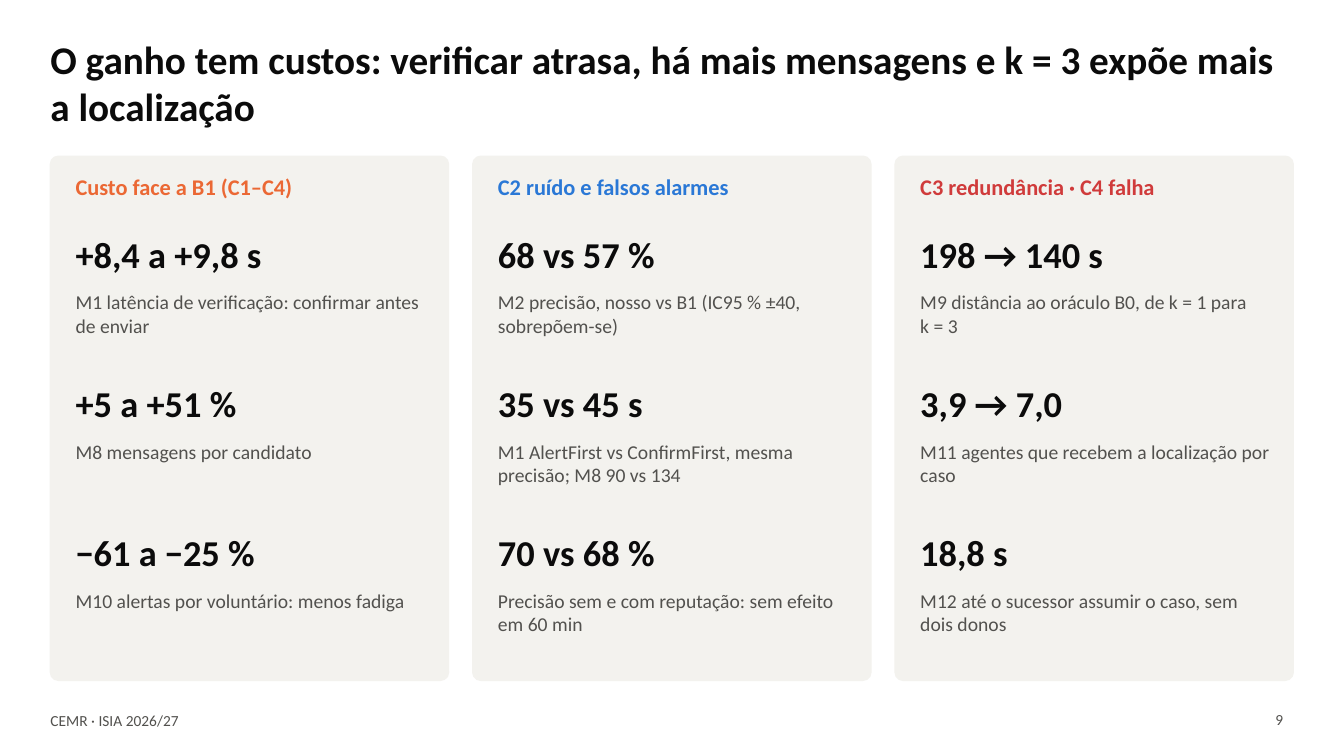
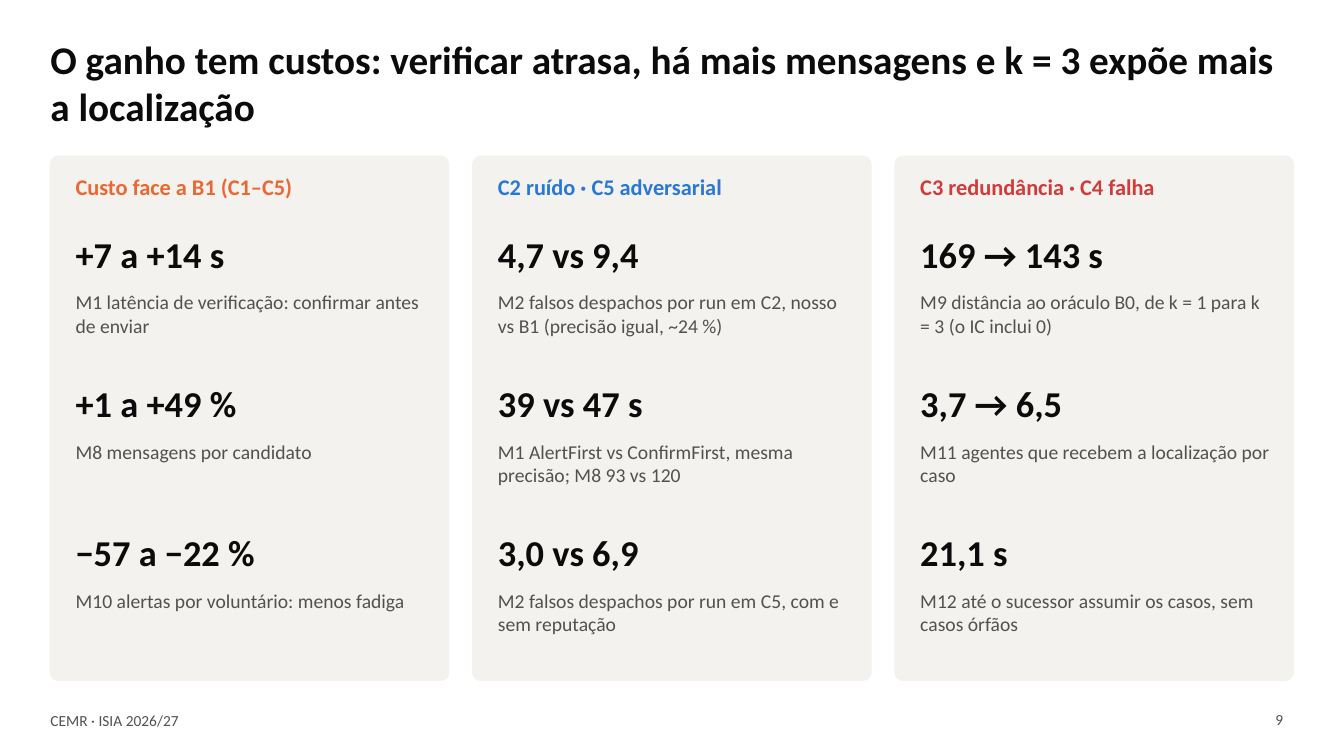
Before and after one commit to rodrigoilde/fcup-isia, a slide deck: slide 9 of slides/apresentacao.pptx. Drawn at 1344x756 pixels with LibreOffice and Linux fonts; fonts in the diff are those of the drawing. Boxes give left, top, right and bottom in pixels: in the first picture for what was removed or moved away, otherwise in the second. Text is boxed around its words. In the diff, an @@ line names an element or a change of style, - is before the commit and + after.

```diff
--- a/slides/apresentacao.pptx
+++ b/slides/apresentacao.pptx
@@ text at (x1=76, y1=178, x2=292, y2=198): text changed @@
-Custo face a B1 (C1–C4)
+Custo face a B1 (C1–C5)
@@ text at (x1=498, y1=179, x2=722, y2=195): text changed @@
-C2 ruído e falsos alarmes
+C2 ruído · C5 adversarial
@@ text at (x1=76, y1=244, x2=224, y2=269): text changed @@
-+8,4 a +9,8 s
++7 a +14 s
@@ text at (x1=498, y1=244, x2=638, y2=273): text changed @@
-68 vs 57 %
+4,7 vs 9,4
@@ text at (x1=920, y1=243, x2=1102, y2=269): text changed @@
-198 → 140 s
+169 → 143 s
@@ text at (x1=498, y1=295, x2=837, y2=337): text changed @@
-M2 precisão, nosso vs B1 (IC95 % ±40, sobrepõem-se)
+M2 falsos despachos por run em C2, nosso vs B1 (precisão igual, ~24 %)
@@ text at (x1=920, y1=295, x2=1260, y2=336): text changed @@
-M9 distância ao oráculo B0, de k = 1 para k = 3
+M9 distância ao oráculo B0, de k = 1 para k = 3 (o IC inclui 0)
@@ text at (x1=76, y1=393, x2=202, y2=418): text changed @@
-+5 a +51 %
++1 a +49 %
@@ text at (x1=498, y1=393, x2=642, y2=418): text changed @@
-35 vs 45 s
+39 vs 47 s
@@ text at (x1=920, y1=392, x2=1062, y2=422): text changed @@
-3,9 → 7,0
+3,7 → 6,5
@@ text at (x1=498, y1=445, x2=793, y2=485): text changed @@
-M1 AlertFirst vs ConfirmFirst, mesma precisão; M8 90 vs 134
+M1 AlertFirst vs ConfirmFirst, mesma precisão; M8 93 vs 120
@@ text at (x1=76, y1=542, x2=220, y2=567): text changed @@
-−61 a −25 %
+−57 a −22 %
@@ text at (x1=498, y1=541, x2=638, y2=571): text changed @@
-70 vs 68 %
+3,0 vs 6,9
@@ text at (x1=920, y1=542, x2=1007, y2=571): text changed @@
-18,8 s
+21,1 s
@@ text at (x1=498, y1=594, x2=839, y2=635): text changed @@
-Precisão sem e com reputação: sem efeito em 60 min
+M2 falsos despachos por run em C5, com e sem reputação
@@ text at (x1=920, y1=594, x2=1253, y2=631): text changed @@
-M12 até o sucessor assumir o caso, sem dois donos
+M12 até o sucessor assumir os casos, sem casos órfãos
```
Also in this commit, not shown: 8 other slides changed, 2 slides added, 1 other file.
